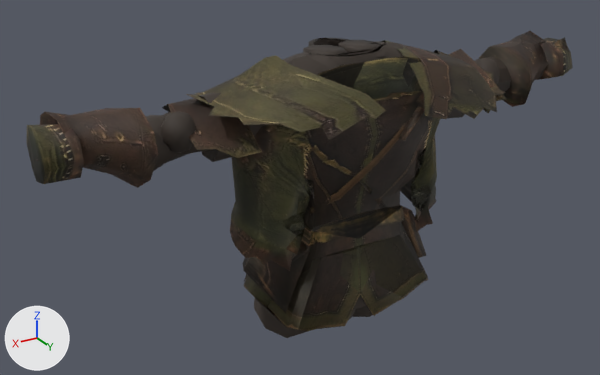
The glTF model godot-client/assets/actors/native/equipment/leather_ranger_torso_05.glb, before and after one commit.
Before and after are seen from a 50 mm lens placed at (1.029, 1.604, 1.996), pointed at (0.084, 0.031, 1.209). Every picture has the same lights, and +X, +Y and +Z are marked at lower left. The picture after the commit comes second. Vertices at exactly the same position are counted once.

The scene before the commit, as lines of its bpy script (objects in view):
```python
me_mossfringe_jerkin = bpy.data.meshes.new('Mossfringe Jerkin')
me_mossfringe_jerkin.from_pydata(...)  # 2450 vertices, 4286 faces; spans x -0.701..0.702, y -0.158..0.327, z 0.851..1.549
# faces by material slot: [1418, 1769, 1099]
me_mossfringe_jerkin.materials.append(mat_mossfringe_jerkin_base)  # picture img_image_0
me_mossfringe_jerkin.materials.append(mat_mossfringe_jerkin_liner)  # brown #382f28
me_mossfringe_jerkin.materials.append(mat_mossfringe_jerkin_paint)  # brown #382f28
ob_mossfringe_jerkin = bpy.data.objects.new('Mossfringe Jerkin', me_mossfringe_jerkin)
ob_mossfringe_jerkin.location = (0.0, 0.0, 0.0)
```
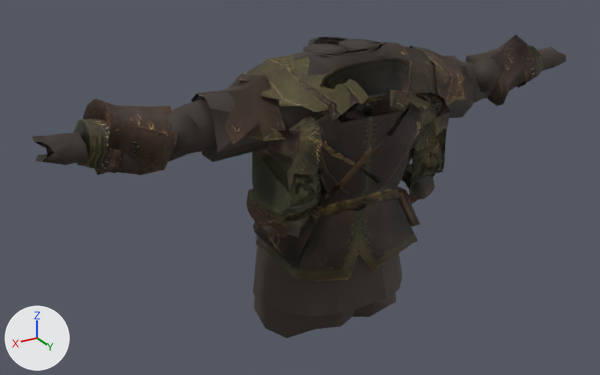
Boxes (x1, y1, x2, y2) around the edits, measured in the pictures (600 x 375 px; the box of a moved part takes in the faces that stretch with it):
```json
{"object": "Mossfringe Jerkin", "change": "reshaped", "before": [27, 31, 573, 338], "after": [32, 35, 566, 338]}
{"part": 1, "of": "me_mossfringe_jerkin", "change": "rebuilt", "before": [230, 89, 441, 331], "after": [246, 91, 450, 281], "on screen": "21% shorter"}
{"part": 2, "of": "me_mossfringe_jerkin", "change": "rebuilt", "before": [318, 57, 422, 99], "after": [319, 58, 412, 123]}
{"part": 3, "of": "me_mossfringe_jerkin", "change": "rebuilt", "before": [186, 55, 386, 140], "after": [239, 53, 369, 121], "on screen": "35% narrower, 20% shorter"}
{"part": 4, "of": "me_mossfringe_jerkin", "change": "rebuilt", "before": [380, 40, 505, 119], "after": [390, 44, 452, 112]}
{"part": 5, "of": "me_mossfringe_jerkin", "change": "rebuilt", "before": [306, 116, 412, 215], "after": [321, 139, 385, 199]}
{"part": 6, "of": "me_mossfringe_jerkin", "change": "rebuilt", "before": [402, 206, 419, 226], "after": [397, 190, 420, 227]}
{"part": 7, "of": "me_mossfringe_jerkin", "change": "rebuilt", "before": [354, 176, 386, 208], "after": [360, 168, 384, 193]}
{"part": 8, "of": "me_mossfringe_jerkin", "change": "deleted", "before": [27, 37, 573, 184]}
{"part": 9, "of": "me_mossfringe_jerkin", "change": "moved or reshaped", "before": [40, 31, 548, 313], "after": [73, 35, 544, 268]}
```

The change, as JSON lines over the scene's bpy script:
```json
{"block": "me_mossfringe_jerkin", "where": "# used by ob_mossfringe_jerkin; location = (0.0, 0.0, 0.0)"}
{"op": "remove", "block": "me_mossfringe_jerkin", "code": "me_mossfringe_jerkin.from_pydata(...)  # 2450 vertices, 4286 faces; spans x -0.701..0.702, y -0.158..0.327, z 0.851..1.549"}
{"op": "add", "block": "me_mossfringe_jerkin", "code": "me_mossfringe_jerkin.from_pydata(...)  # 2453 vertices, 4294 faces; spans x -0.701..0.702, y -0.143..0.231, z 0.851..1.551"}
{"block": "me_mossfringe_jerkin", "change": "me_mossfringe_jerkin part 1: the loose piece of 337 vertices spanning x -0.286..0.291, y -0.132..0.224, z 0.898..1.487 is rebuilt with 337 vertices and now spans x -0.243..0.249, y -0.11..0.202, z 1.022..1.487"}
{"block": "me_mossfringe_jerkin", "change": "me_mossfringe_jerkin part 2: the loose piece of 64 vertices spanning x -0.148..0.165, y -0.09..0.207, z 1.38..1.54 is rebuilt with 64 vertices and now spans x -0.113..0.125, y -0.089..0.202, z 1.38..1.54"}
{"block": "me_mossfringe_jerkin", "change": "me_mossfringe_jerkin part 3: the loose piece of 42 vertices spanning x 0.054..0.375, y -0.152..0.324, z 1.384..1.548 is rebuilt with 42 vertices and now spans x 0.03..0.245, y -0.091..0.229, z 1.391..1.551"}
{"block": "me_mossfringe_jerkin", "change": "me_mossfringe_jerkin part 4: the loose piece of 38 vertices spanning x -0.407..-0.039, y -0.158..0.327, z 1.405..1.549 is rebuilt with 38 vertices and now spans x -0.268..-0.021, y -0.095..0.231, z 1.398..1.546"}
{"block": "me_mossfringe_jerkin", "change": "me_mossfringe_jerkin part 5: the loose piece of 21 vertices spanning x -0.121..0.142, y -0.129..0.224, z 1.205..1.414 is rebuilt with 21 vertices and now spans x -0.098..0.12, y -0.116..0.202, z 1.249..1.414"}
{"block": "me_mossfringe_jerkin", "change": "me_mossfringe_jerkin part 6: the loose piece of 9 vertices spanning x -0.172..-0.095, y -0.118..0.175, z 1.079..1.148 is rebuilt with 13 vertices and now spans x -0.172..-0.073, y -0.105..0.175, z 1.093..1.205"}
{"block": "me_mossfringe_jerkin", "change": "me_mossfringe_jerkin part 7: the loose piece of 7 vertices spanning x -0.081..0.045, y 0.169..0.196, z 1.154..1.29 is rebuilt with 7 vertices and now spans x -0.068..0.037, y 0.169..0.196, z 1.212..1.312"}
{"block": "me_mossfringe_jerkin", "change": "me_mossfringe_jerkin part 8: 6 loose pieces with 59 vertices, spanning x -0.693..0.701, y -0.152..0.158, z 0.95..1.495, are deleted"}
{"block": "me_mossfringe_jerkin", "change": "me_mossfringe_jerkin part 9: 105 vertices moved from x -0.109..0.108, y -0.026..0.152, z 1.549 to x -0.109..0.108, y -0.026..0.152, z 1.55..1.551; 251 vertices removed from x -0.654..0.663, y -0.156..0.256, z 0.921..1.549; 309 vertices added at x -0.617..0.618, y -0.143..0.219, z 1.039..1.551"}
{"block": "me_mossfringe_jerkin", "change": "other edits to the shape of me_mossfringe_jerkin do not show in these pictures"}
```
